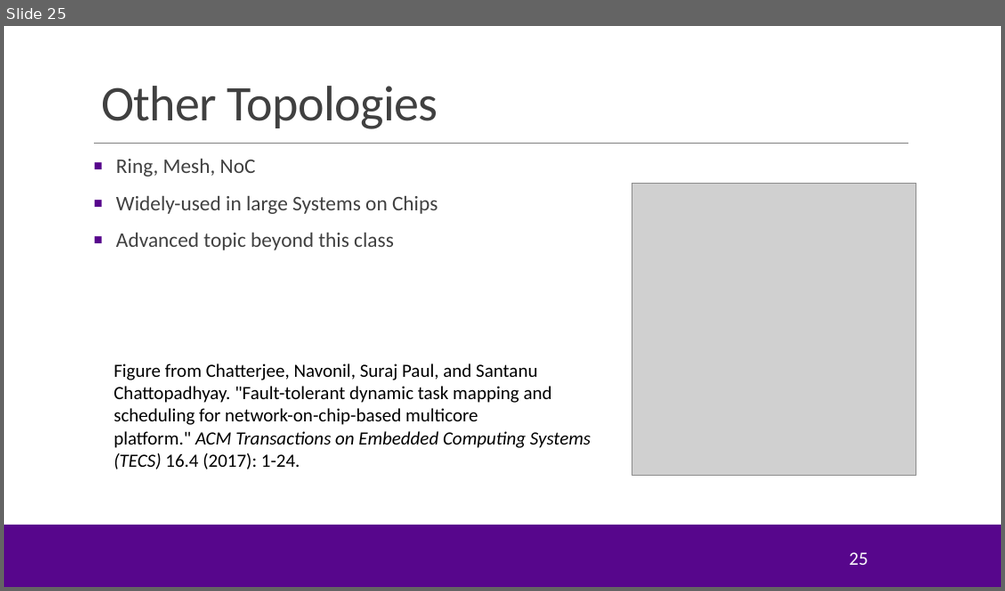
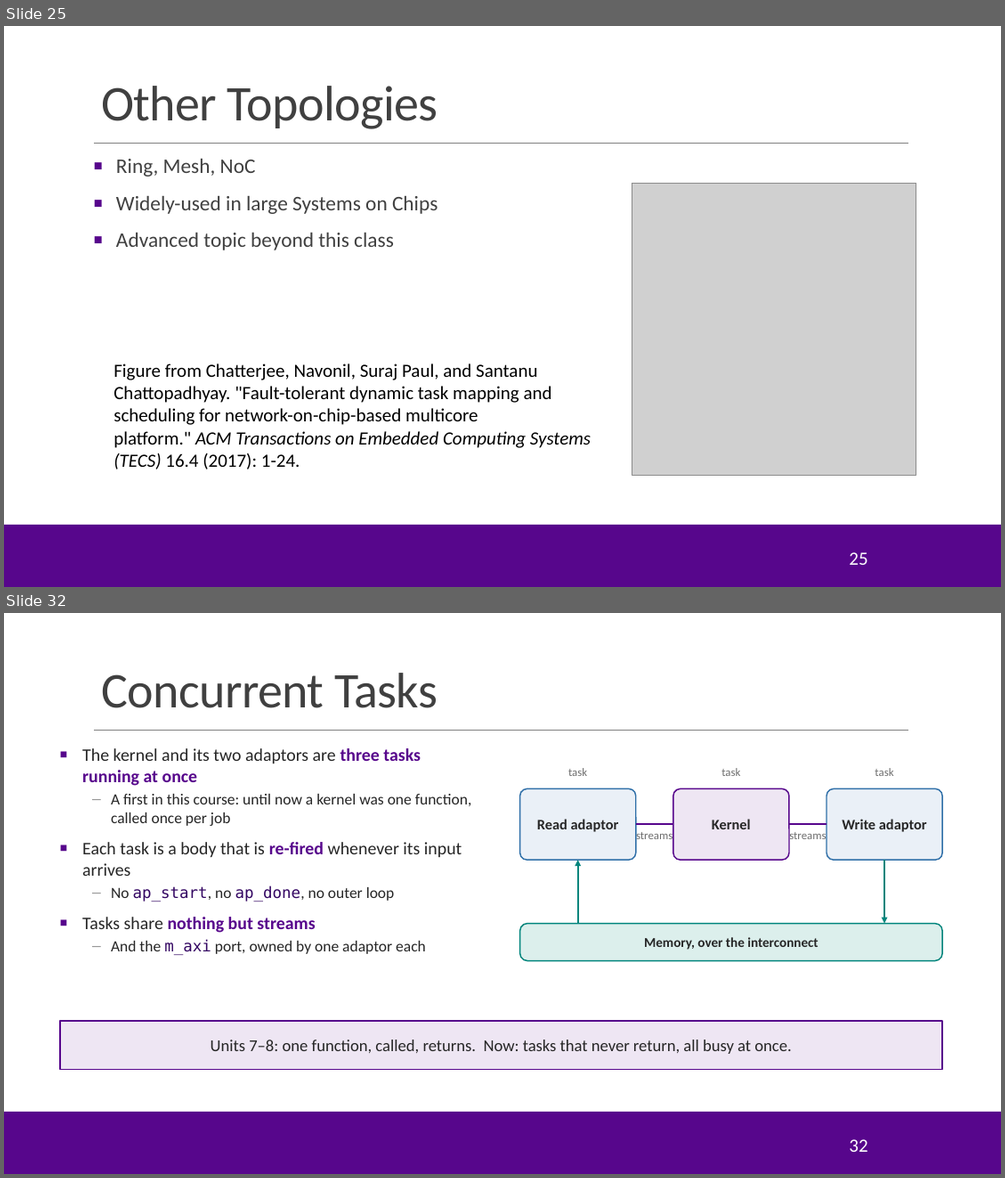
Before and after one commit to sdrangan/hwdesign, a slide deck: units/unit09_sharedmem/sharedmem.pptx. Shown one above the other, each under a label of ours: slide 25 before the commit, slides 25 and 32 after it; the slides between them are not shown. The pictures are 1005x591 and 1005x1178 pixels, drawn with LibreOffice and Linux fonts; fonts in the diff are those of the drawing; grey boxes stand for pictures; background and template pictures are left out. Boxes give left, top, right and bottom in pixels: in the first picture for what was removed or moved away, otherwise in the second. Text is boxed around its words. In the diff, an @@ line names an element or a change of style, - is before the commit and + after.

```diff
--- a/units/unit09_sharedmem/sharedmem.pptx
+++ b/units/unit09_sharedmem/sharedmem.pptx
@@ slide 32 added at <box>4,613,1001,1174</box>, background #FFFFFF; not listed: 3 template elements that a slide beside it also shows @@
@@ title added at <box>101,673,437,708</box>, 48 pt, text #404040 @@
+Concurrent Tasks
@@ text added at <box>82,748,472,955</box>, 15 pt, text #262626 @@
+■ The kernel and its two adaptors are three tasks running at once
+– A first in this course: until now a kernel was one function, called once per job
+■ Each task is a body that is re-fired whenever its input arrives
+– No ap_start, no ap_done, no outer loop
+■ Tasks share nothing but streams
+– And the m_axi port, owned by one adaptor each
@@ text added at <box>568,768,587,776</box>, 11 pt, text #6E6E6E @@
+task
@@ text added at <box>721,768,740,776</box>, 11 pt, text #6E6E6E @@
+task
@@ text added at <box>874,768,893,776</box>, 11 pt, text #6E6E6E @@
+task
@@ rounded rectangle added at <box>520,788,636,860</box>, fill #EAF0F7, outline #2F6FA8 1.25 pt, 14 pt, text #262626, bold @@
+Read adaptor
@@ rounded rectangle added at <box>673,788,789,860</box>, fill #EEE6F3, outline #57068C 1.25 pt, 14 pt, text #262626, bold @@
+Kernel
@@ rounded rectangle added at <box>826,788,942,860</box>, fill #EAF0F7, outline #2F6FA8 1.25 pt, 14 pt, text #262626, bold @@
+Write adaptor
@@ line added from (636, 825) to (673, 825), #57068C 2 pt @@
@@ line added from (789, 825) to (826, 825), #57068C 2 pt @@
@@ text added at <box>636,829,672,843</box>, 11 pt, text #6E6E6E @@
+streams
@@ text added at <box>789,829,825,843</box>, 11 pt, text #6E6E6E @@
+streams
@@ arrow added from (577, 924) to (577, 860), #00857C 1.75 pt @@
@@ arrow added from (885, 860) to (885, 924), #00857C 1.75 pt @@
@@ rounded rectangle added at <box>520,924,942,961</box>, fill #DCEFEC, outline #00857C 1.25 pt, 13 pt, text #262626, bold @@
+Memory, over the interconnect
@@ rectangle added at <box>60,1021,942,1070</box>, fill #EEE6F3, outline #57068C 1.25 pt, 16 pt, text #262626 @@
+Units 7–8: one function, called, returns. Now: tasks that never return, all busy at once.
@@ page number added at <box>849,1139,867,1151</box>, 18 pt, text #FFFFFF @@
+32
```
Also in this commit, not shown: 1 slide changed, 23 other slides added, 2 other files.
